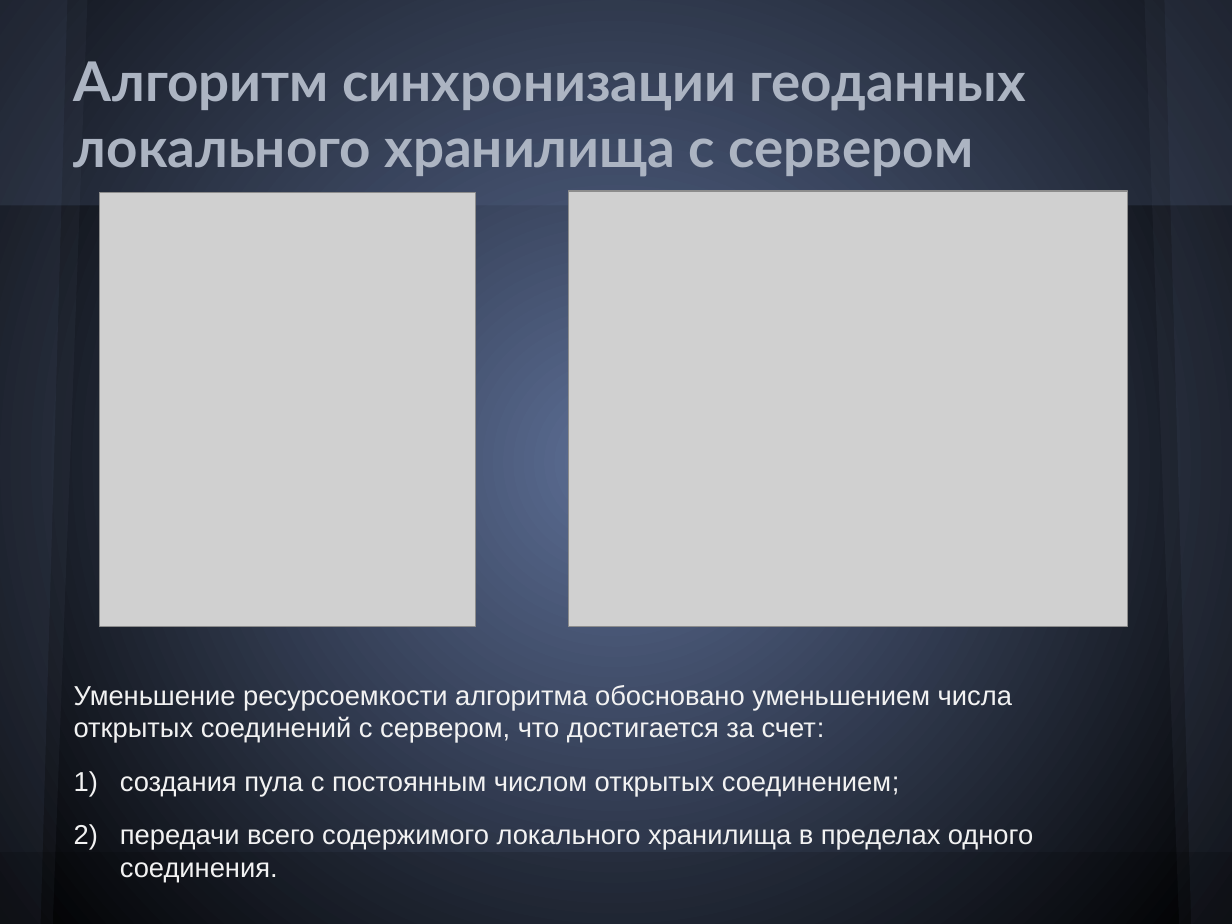
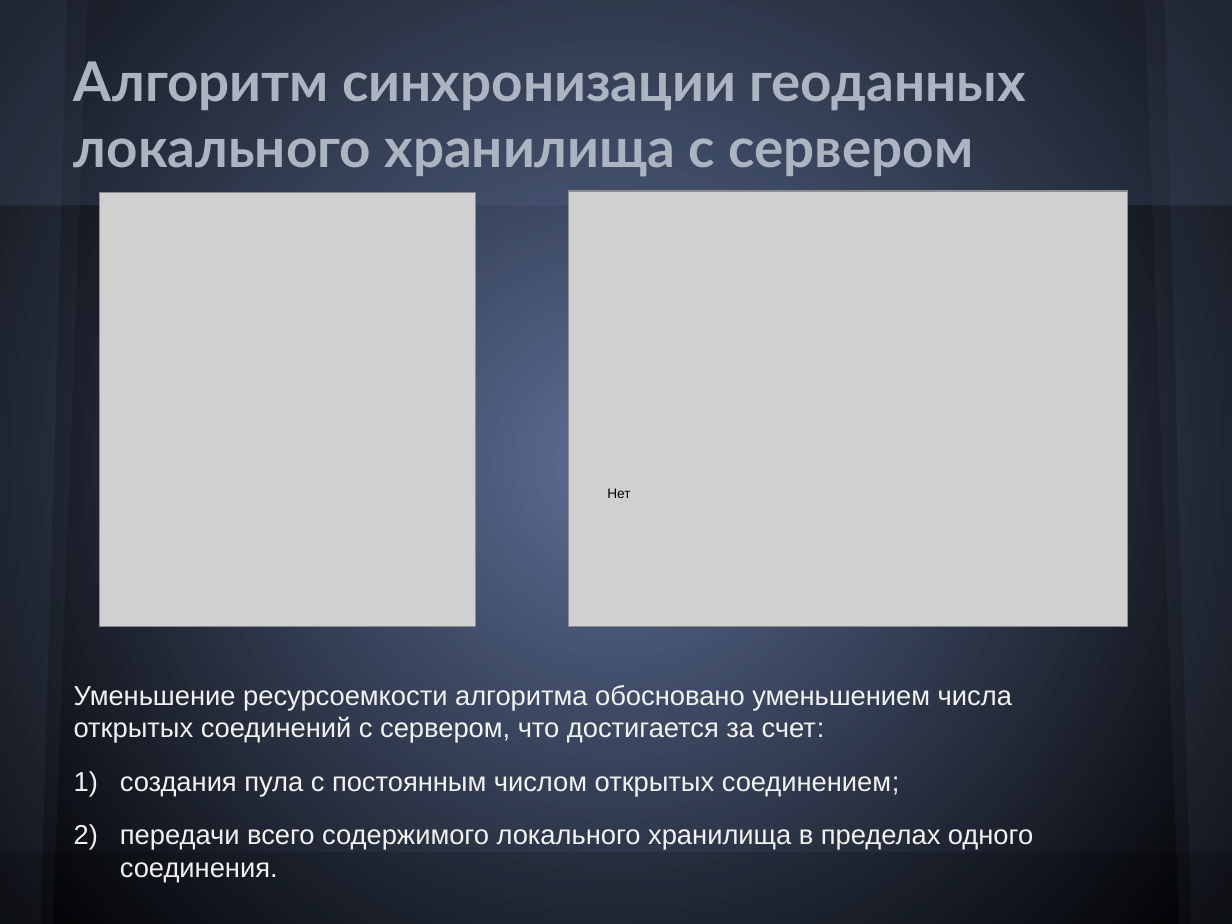
Before and after one commit to Melancholic/Coordinate-reports, a slide deck: slide 8 of Презентация.pptx. Drawn at 1232x924 pixels with LibreOffice and Linux fonts; fonts in the diff are those of the drawing; grey boxes stand for pictures. Boxes give left, top, right and bottom in pixels: in the first picture for what was removed or moved away, otherwise in the second. Text is boxed around its words. In the diff, an @@ line names an element or a change of style, - is before the commit and + after.

Commit message:
Исправлена схема в презентации

```diff
--- a/Презентация.pptx
+++ b/Презентация.pptx
@@ text added at [607, 488, 630, 498], 8 pt, text #000000 @@
+Нет
```
